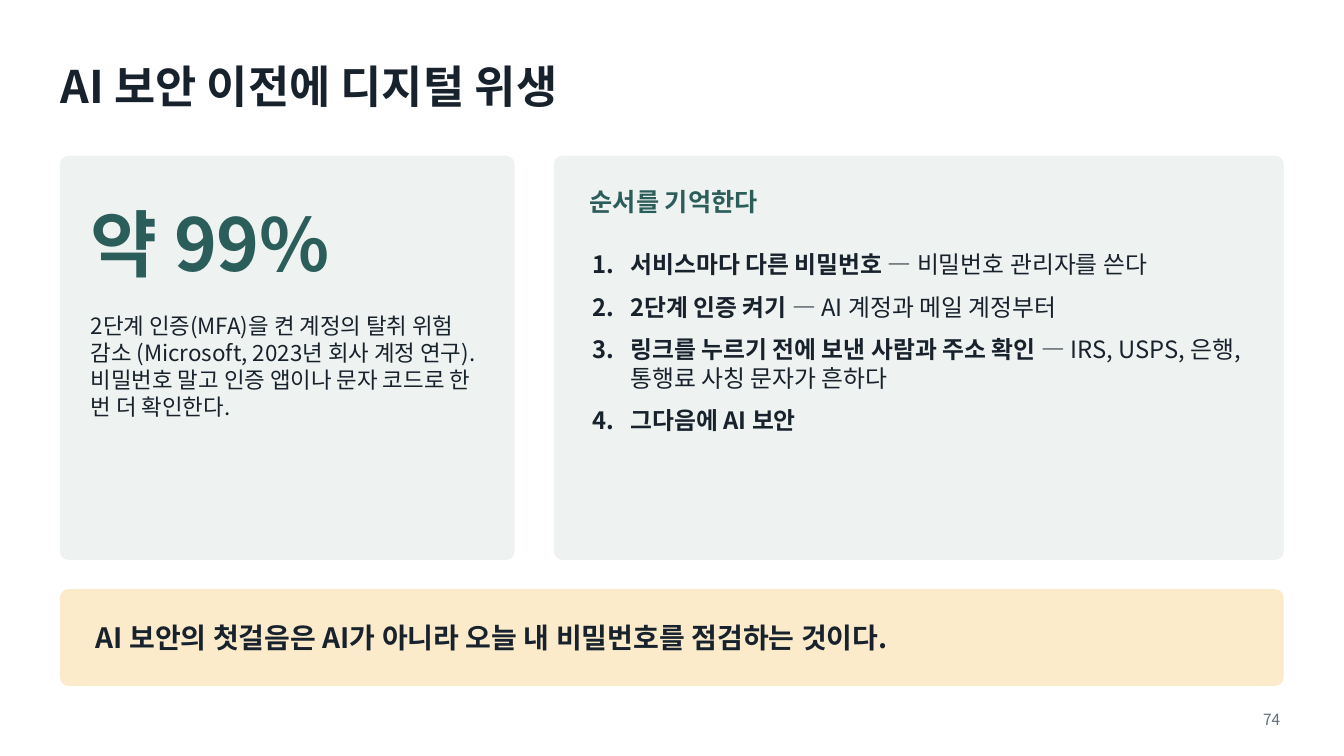
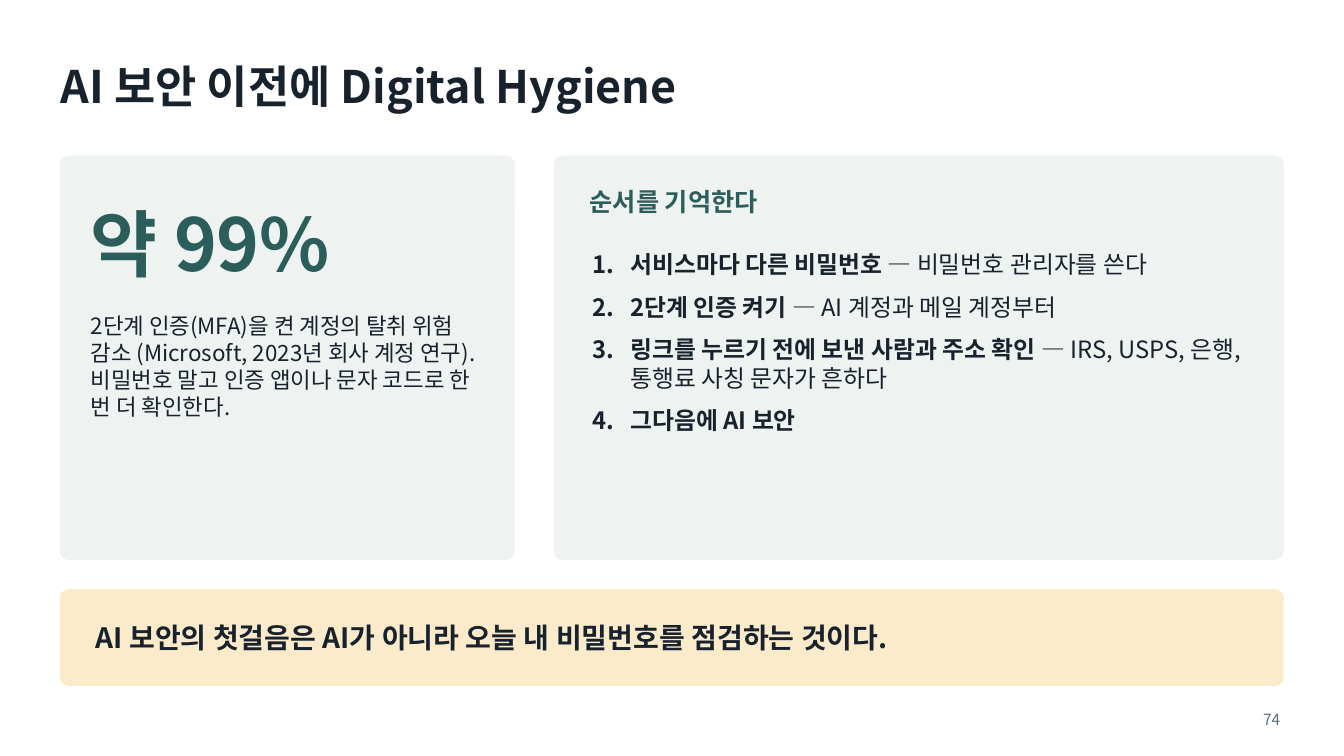
Before and after one commit to aplaxas/AI-Harness, a slide deck: slide 74 of courses/ai-for-work/1-week/decks/1주차-AI와-일하는-법.pptx. Drawn at 1344x756 pixels with LibreOffice and Linux fonts; fonts in the diff are those of the drawing. Boxes give left, top, right and bottom in pixels: in the first picture for what was removed or moved away, otherwise in the second. Text is boxed around its words. In the diff, an @@ line names an element or a change of style, - is before the commit and + after.

```diff
--- a/courses/ai-for-work/1-week/decks/1주차-AI와-일하는-법.pptx
+++ b/courses/ai-for-work/1-week/decks/1주차-AI와-일하는-법.pptx
@@ title at [60, 65, 677, 114]: text changed @@
-AI 보안 이전에 디지털 위생
+AI 보안 이전에 Digital Hygiene
```
Also in this commit, not shown: 16 other slides changed.
